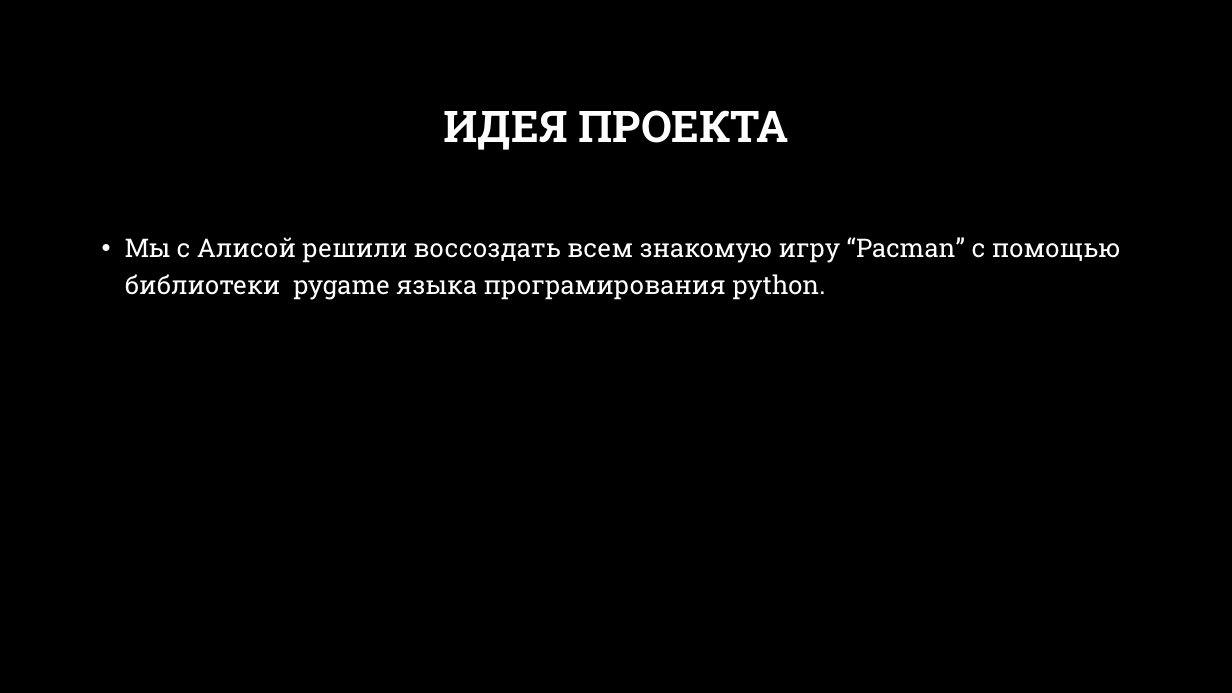
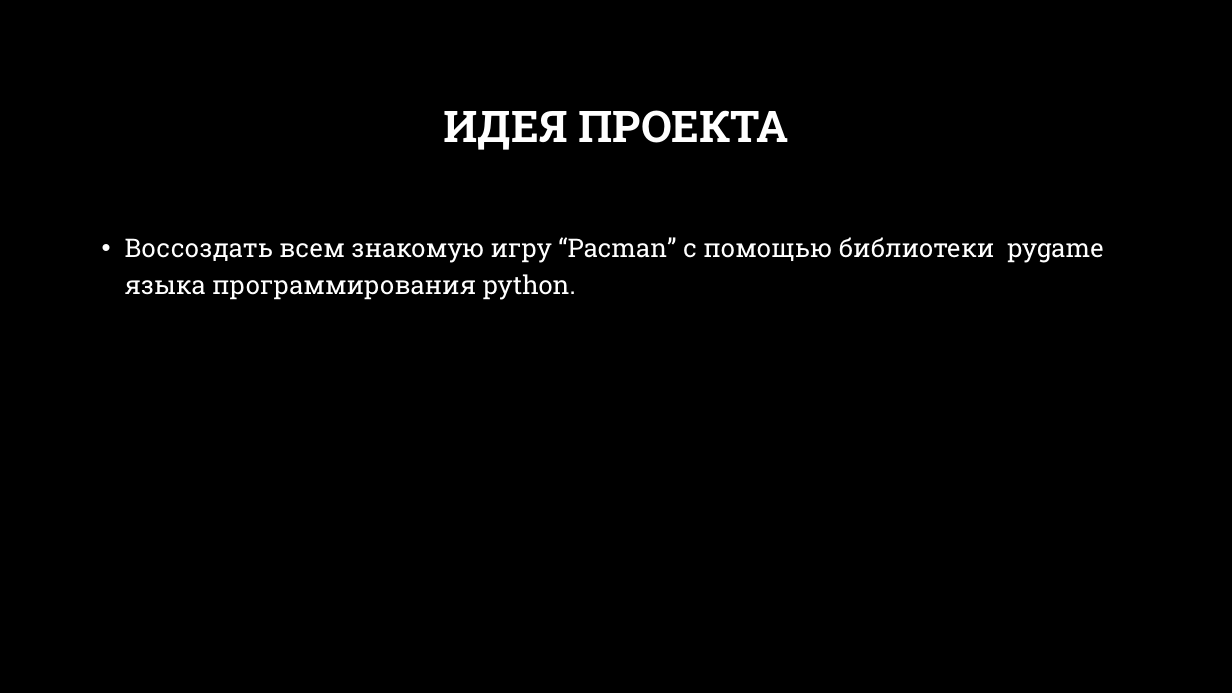
Before and after one commit to Podlesnyh4Dima/pacman, a slide deck: slide 2 of Pacman презентация (1).pptx. Drawn at 1232x693 pixels with LibreOffice and Linux fonts; fonts in the diff are those of the drawing; background and template pictures are left out. Boxes give left, top, right and bottom in pixels: in the first picture for what was removed or moved away, otherwise in the second. Text is boxed around its words. In the diff, an @@ line names an element or a change of style, - is before the commit and + after.

```diff
--- a/Pacman презентация (1).pptx
+++ b/Pacman презентация (1).pptx
@@ text at (x1=125, y1=237, x2=1103, y2=300): text changed @@
-• Мы с Алисой решили воссоздать всем знакомую игру “Pacman” с помощью библиотеки pygame языка програмирования python.
+• Воссоздать всем знакомую игру “Pacman” с помощью библиотеки pygame языка программирования python.
```
Also in this commit, not shown: 2 other slides changed.
